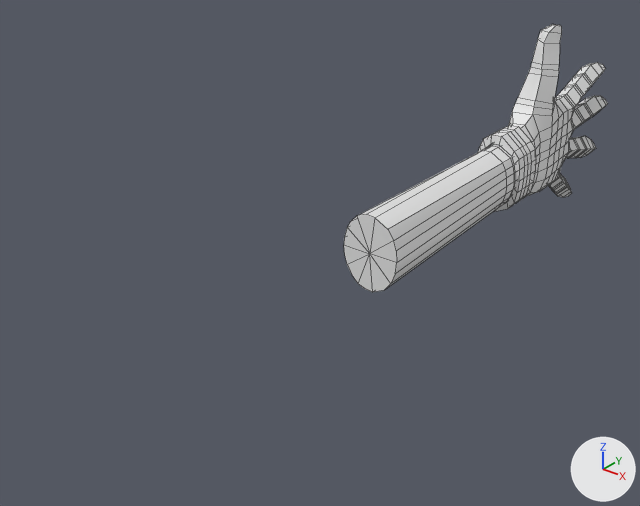
Before and after pictures for a commit that changed the FBX model TelekineticBrawler/Assets/Hand/Hand.fbx.
Rendered twice from a 50 mm lens placed at (4.1, -8.09, 3.22), pointed at (-0.38, -2.48, -0.26). The lights are fixed; the arrows at lower right show +X, +Y and +Z. The older version comes first. Mesh edges are drawn as thin lines. Where no turn or scale is listed for an object, it has been applied to the vertices.

The scene before the commit, as lines of its bpy script (objects in view):
```python
me_cylinder_010 = bpy.data.meshes.new('Cylinder.010')
me_cylinder_010.from_pydata(...)  # 703 vertices, 708 faces; spans x -0.23..0.39, y -4.53..0.39, z -0.98..1.22
ob_hand = bpy.data.objects.new('Hand', me_cylinder_010)
ob_hand.location = (0.109, 1.96, 0.109)
```
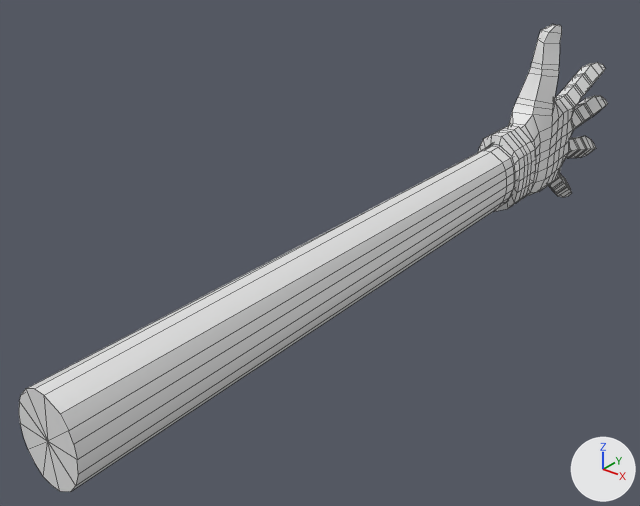
The newer file is also rescaled (x0.683), turned or shifted as a whole; pictures and numbers use the older file's frame.

Changed parts and their boxes [x1, y1, x2, y2] in the pictures (640 x 506 px; the box of a moved part takes in the faces that stretch with it):
'Hand', reshaped (123% wider, 74% taller)
    before: [344, 24, 608, 292]
    after: [19, 24, 608, 492]
part 1 of me_cylinder_010, moved or reshaped
    before: [344, 161, 501, 292]
    after: [19, 161, 501, 492]

The change, as a list of edits to the scene's bpy script:
```text
Change me_cylinder_010:
    used by ob_hand; location = (0.109, 1.96, 0.109)
    remove me_cylinder_010.from_pydata(...)  # 703 vertices, 708 faces; spans x -0.23..0.39, y -4.53..0.39, z -0.98..1.22
    add me_cylinder_010.from_pydata(...)  # 703 vertices, 708 faces; spans x -0.23..0.39, y -7.76..0.39, z -0.98..1.22
    me_cylinder_010 part 1: all 21 vertices in x -0.16..0.39, y -4.53, z -0.51..0.19 are moved by (0.0, -3.23, 0.0)
```
